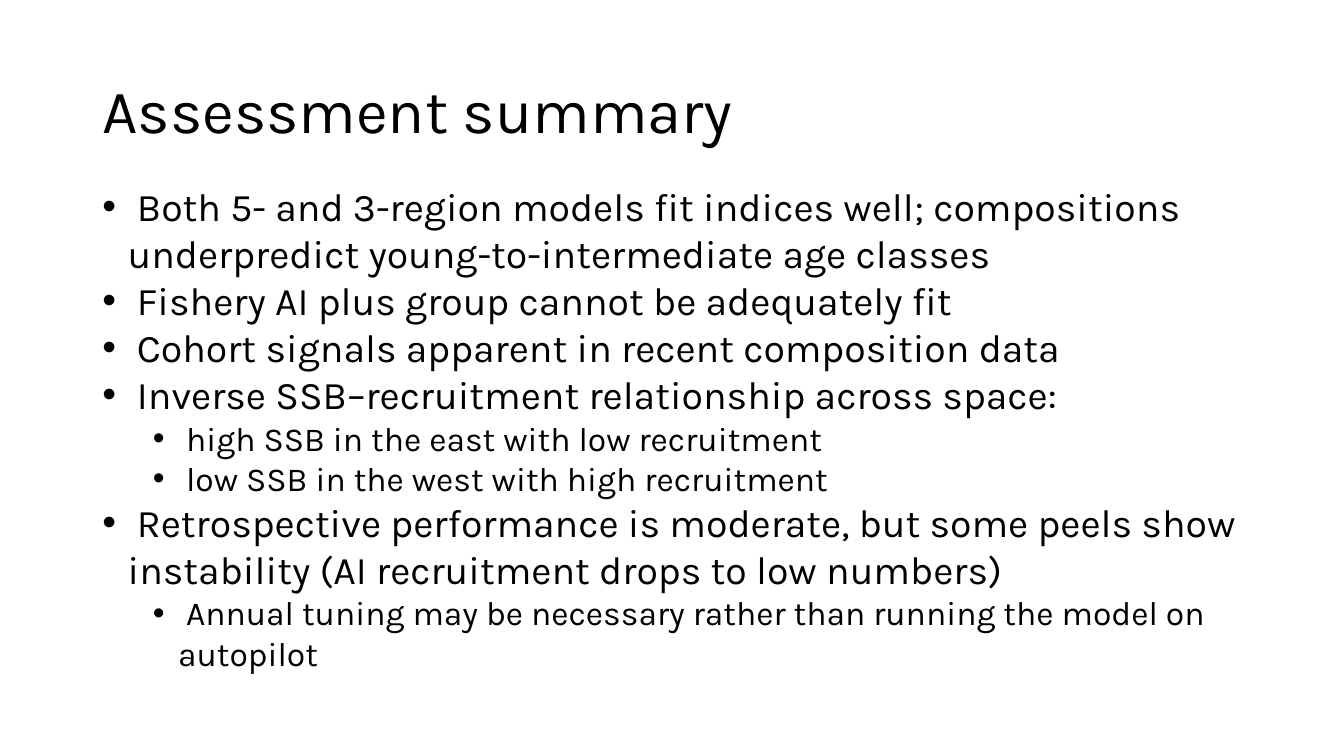
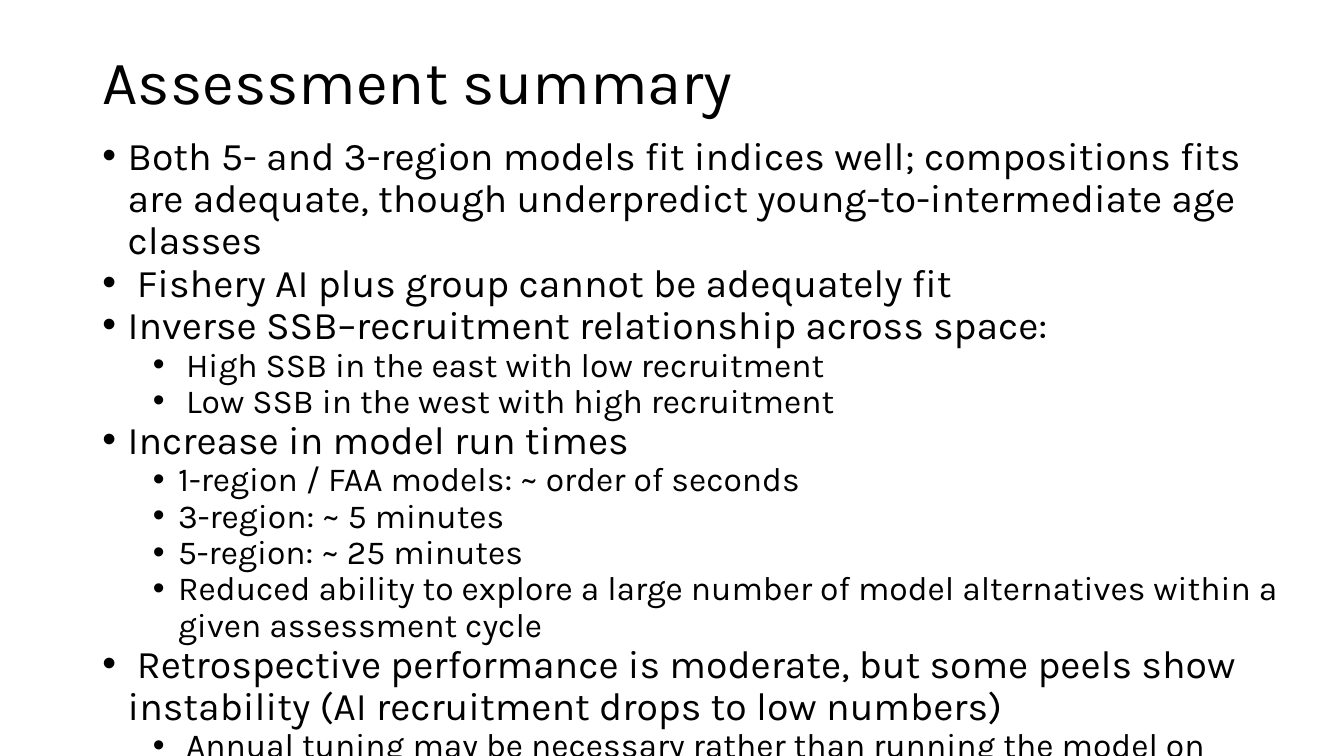
Before and after one commit to dgoethel-noaa/2026_Sablefish_CIE, a slide deck: slide 19 of Presentations/10. spatial_stock_assessment.pptx (slide 22 before the commit). Drawn at 1344x756 pixels with LibreOffice and Linux fonts; fonts in the diff are those of the drawing. Boxes give left, top, right and bottom in pixels: in the first picture for what was removed or moved away, otherwise in the second. Text is boxed around its words. In the diff, an @@ line names an element or a change of style, - is before the commit and + after.

```diff
--- a/Presentations/10. spatial_stock_assessment.pptx
+++ b/Presentations/10. spatial_stock_assessment.pptx
@@ title "Assessment summary": place and size @@
-title "Assessment summary" at (102, 94, 733, 148)
+title "Assessment summary" at (102, 65, 733, 119)
@@ text at (128, 143, 1240, 255): text changed @@
-• Both 5- and 3-region models fit indices well; compositions underpredict young-to-intermediate age classes
+• Both 5- and 3-region models fit indices well; compositions fits are adequate, though underpredict young-to-intermediate age classes
@@ text at (128, 270, 1235, 730): line spacing 1 to 0.9 @@
@@ text at (128, 346, 1277, 645): text changed @@
-  • high SSB in the east with low recruitment
-  • low SSB in the west with high recruitment
+  • High SSB in the east with low recruitment
+  • Low SSB in the west with high recruitment
+• Increase in model run times
+  • 1-region / FAA models: ~ order of seconds
+  • 3-region: ~ 5 minutes
+  • 5-region: ~ 25 minutes
+  • Reduced ability to explore a large number of model alternatives within a given assessment cycle
@@ text at (137, 335, 1060, 372): paragraph removed @@
-• Cohort signals apparent in recent composition data
```
Also in this commit, not shown: 8 other slides changed, 3 slides added, 8 other files.
